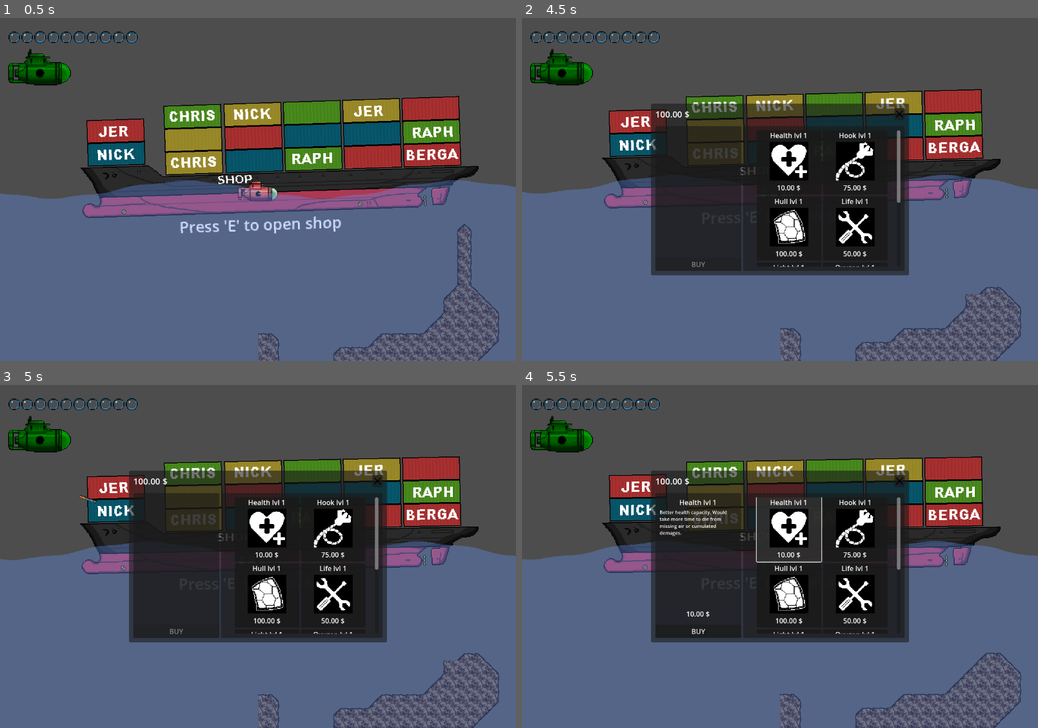
Above: before the commit, frames 1-4 (two rows, left to right).
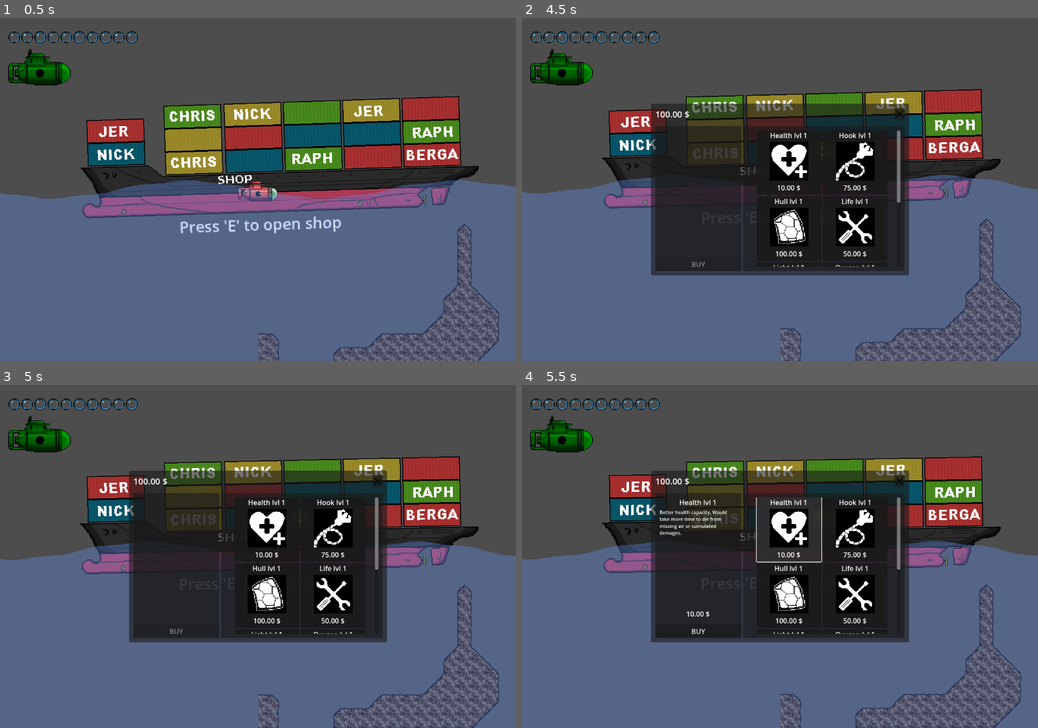
Above: after the commit, the same moments.

Repository: misterbamboo/ld57
Game: Godot game, scene res://MainGame.tscn
Same seed, same stepped clock (60 frames per second), same inputs: the game is played once before the commit and once after it.
Inputs (mouse positions are in pixels of both pictures, inside the frame that each line leads up to):
- Up to frame 1 (0.5 s): no input
- Up to frame 2 (4.5 s): tap E at 0.5, 1.25, 2, 2.75, 2.85, 3.5, 4.25 s; move the mouse to (893, 172) at 0.52 s; hold Right (sub_right) 0.53-1.28 s; click (893, 172) at 0.6 s; move the mouse to (676, 206) at 1.27 s; hold Down (sub_down) 1.28-2.03 s; click (676, 206) at 1.35 s; move the mouse to (831, 114) at 2.02 s; hold Right (sub_right) 2.03-2.78 s; tap R at 2.1 s; click (831, 114) at 2.3 s; move the mouse to (754, 258) at 2.77 s; hold Up (sub_up) 2.78-3.53 s; click (754, 258) at 3.05 s; move the mouse to (934, 240) at 3.52 s; hold Left (sub_left) from 3.53 s (still down); click (934, 240) at 3.6 s; move the mouse to (625, 138) at 4.27 s; click (625, 138) at 4.35 s
- Up to frame 3 (5 s): keep holding Left (sub_left)
- Up to frame 4 (5.5 s): move the mouse to (805, 556) at 5.02 s; release Left (sub_left) at 5.03 s; hold Down (sub_down) from 5.03 s (still down); tap R at 5.1 s; click (805, 556) at 5.3 s

Frame 1 is identical in both runs. In frame 2, 0.4% of the frame differs, in the area x 86-93%, y 58-81%; in frame 3, 0.4%; in frame 4, 0.5%, in the area x 85-93%, y 58-84%.

Commit message:
feat: add hook

Diff:
--- /dev/null
+++ b/src/godotproject/Submarine/grapple.gd
@@ -0,0 +1,111 @@
+class_name Grapple extends Node2D
+
+#@export var grapple_sound: Node # Assuming you have a GrappleSound node in Godot
+@export var shoot_max_distance = 10.0
+
+@onready var hook: Hook = $GrappleHook
+@onready var grappling_rope: GrapplingRope = $GrappleRope
+
+var pull_speed = 5.0
+var is_pulling = false
+var object_to_pull = null
+
+var grapple_point = Vector2.ZERO
+var grappling_distance = Vector2.ZERO
+
+func _ready():
+	reset_grappling_requirement()
+
+func _process(delta):
+	handle_grapple()
+
+func handle_grapple():
+	if is_clicking() and not is_pulling:
+		set_grappling_requirement()
+		start_hooking()
+	elif release_click():
+		is_pulling = true
+		await get_tree().create_timer(1.0).timeout
+		if is_pulling:
+			reset_grappling_requirement()
+
+	if is_pulling:
+		move_toward_submarine()
+
+		if have_reach_submarine():
+			reset_grappling_requirement()
+
+	move_hook_tip_of_rope()
+
+func is_clicking():
+	return Input.is_action_just_pressed("fire_hook") and Game.instance.state == Game.instance.GameState.IN_ACTION
+
+func release_click():
+	return Input.is_action_just_released("fire_hook") and Game.instance.state != Game.instance.GameState.GAME_OVER
+
+func pull_target():
+	is_pulling = true
+
+func get_grappling_distance():
+	return grappling_distance
+
+func get_grapple_point():
+	return grapple_point
+
+func get_fire_point():
+	return global_position
+
+func start_hooking():
+	grappling_rope.enable()
+	hook.set_target(grapple_point)
+	hook.active(true)
+	#grapple_sound.play_random_sound()
+
+func move_hook_tip_of_rope():
+	if hook.is_active():
+		hook.global_position = grappling_rope.get_last_position()
+
+func move_toward_submarine():
+	grapple_point = grapple_point.lerp(global_position, get_process_delta_time() * pull_speed)
+
+	if object_to_pull != null:
+		object_to_pull.global_position = grapple_point
+
+func reset_grappling_requirement():
+	is_pulling = false
+	grappling_rope.disable()
+	hook.active(false)
+
+	object_to_pull = null
+	grapple_point = Vector2.ZERO
+	grappling_distance = Vector2.ZERO
+
+func have_reach_submarine():
+	var hook_pos = hook.global_position
+	var distance_remaining = global_position.distance_to(hook_pos)
+
+	return distance_remaining < 0.5 or (object_to_pull != null and object_to_pull.is_consume())
+
+func set_grappling_requirement():
+	var click_pos = get_viewport().get_camera_2d().get_global_mouse_position()
+	var direction_vector = (click_pos - global_position).normalized()
+
+	# Debug visualization in Godot
+	# DrawLine3D equivalent might be needed for visualization
+
+	# Godot raycasting
+	var space_state = get_world_2d().direct_space_state
+	var query = PhysicsRayQueryParameters2D.create(global_position, global_position + direction_vector * shoot_max_distance)
+	query.collision_mask = 0b00000000_00000000_00000000_00000100 # Layer 4 (Resource layer)
+
+	var result = space_state.intersect_ray(query)
+
+	if result and result.collider.has_method("is_consume") and not result.collider.is_consume():
+		object_to_pull = result.collider
+		grapple_point = result.position
+	else:
+		var new_pos = global_position + (direction_vector * shoot_max_distance)
+		grapple_point = new_pos
+
+	grappling_distance = global_position - grapple_point
+	grappling_rope.enable()
--- /dev/null
+++ b/src/godotproject/Submarine/grappling_rope.gd
@@ -0,0 +1,174 @@
+class_name GrapplingRope extends Node2D
+
+@export var precision = 40
+@export var straighten_line_speed = 50.0
+@export var rope_animation_curve: Curve
+@export var start_wave_size = 2
+@export var rope_progression_curve: Curve
+@export_range(1, 50) var rope_progression_speed = 1
+@export var start_straightening_progress = 0.3  # Start straightening when 30% extended
+
+@onready var line: Line2D = $Line2D
+@onready var grapple: Grapple = get_parent() as Grapple
+
+var wave_size = 0
+var move_time = 0.0
+var is_grappling = true
+var straight_line = true
+var initialized = false
+var debug_mode = false  # Set to false to disable debug prints
+
+var default_animation_curve: Curve
+var default_progression_curve: Curve
+
+func _ready():
+	line.width = 2.0
+	line.default_color = Color(1, 1, 1)
+
+	line.visible = false
+	visible = false
+
+	if rope_animation_curve == null:
+		default_animation_curve = Curve.new()
+		default_animation_curve.add_point(Vector2(0, 0))
+		default_animation_curve.add_point(Vector2(0.5, 1))
+		default_animation_curve.add_point(Vector2(1, 0))
+		rope_animation_curve = default_animation_curve
+
+	initialized = true
+
+func _process(delta):
+	if visible and initialized:
+		move_time += delta
+		draw_rope()
+
+func enable():
+	if initialized:
+		initialize_rope()
+		visible = true
+	else:
+		call_deferred("enable")
+
+func disable():
+	visible = false
+	is_grappling = false
+	line.visible = false
+
+func initialize_rope():
+	move_time = 0.0
+
+	line.clear_points()
+	for i in range(precision):
+		line.add_point(Vector2.ZERO)
+
+	wave_size = start_wave_size
+	straight_line = false
+
+	line_points_to_fire_point()
+
+	line.visible = true
+	is_grappling = true
+
+	if debug_mode:
+		print("Rope initialized with wave_size: ", wave_size)
+
+func get_last_position():
+	if line.get_point_count() > 0:
+		var line_pos = line.get_point_position(line.get_point_count() - 1)
+		return line.global_position + line_pos
+
+	return Vector2.ZERO
+
+func draw_rope():
+	if !straight_line:
+		var last_point = line.get_point_position(precision - 1)
+		var target_point = grapple.get_grapple_point() - global_position
+
+		var distance = last_point.distance_to(target_point)
+		if debug_mode:
+			print("Distance to target: ", distance)
+
+		# Get current extension progress
+		var extension_progress = get_extension_progress()
+
+		# Start reducing wave size once we've reached a certain extension progress
+		if extension_progress > start_straightening_progress:
+			var reduction_factor = (extension_progress - start_straightening_progress) / (1.0 - start_straightening_progress)
+			var decrease_amount = get_process_delta_time() * straighten_line_speed * reduction_factor
+			wave_size = max(0, wave_size - decrease_amount)
+
+			if debug_mode and Engine.get_frames_drawn() % 30 == 0:
+				print("Extension progress: ", extension_progress, ", Reducing wave by: ", decrease_amount)
+
+		if distance < 1.0:
+			if debug_mode:
+				print("SWITCHING TO STRAIGHT LINE MODE")
+			straight_line = true
+
+		draw_rope_waves()
+	else:
+		if !is_grappling:
+			is_grappling = true
+
+		if wave_size > 0:
+			var decrease_amount = get_process_delta_time() * straighten_line_speed
+			wave_size -= decrease_amount
+
+			if debug_mode and Engine.get_frames_drawn() % 30 == 0:
+				print("Wave size: ", wave_size, " Decrease amount: ", decrease_amount)
+
+			if wave_size < 0.1:
+				wave_size = 0
+
+			draw_rope_waves()
+		else:
+			wave_size = 0
+
+			if debug_mode:
+				print("Drawing straight rope")
+
+			line.clear_points()
+			line.add_point(grapple.get_fire_point() - global_position)
+			line.add_point(grapple.get_grapple_point() - global_position)
+
+# Calculate how far along the rope has extended (0 to 1)
+func get_extension_progress() -> float:
+	# Use progression_value from draw_rope_waves
+	var progress = min(move_time * rope_progression_speed, 1.0)
+	if rope_progression_curve:
+		progress = rope_progression_curve.sample(progress)
+	return progress
+
+func line_points_to_fire_point():
+	var fire_point_local = grapple.get_fire_point() - global_position
+	for i in range(precision):
+		line.set_point_position(i, fire_point_local)
+
+func draw_rope_waves():
+	for i in range(precision):
+		var delta = float(i) / (float(precision) - 1.0)
+
+		var perpendicular = Vector2(-grapple.get_grappling_distance().y, grapple.get_grappling_distance().x).normalized()
+
+		var animation_value = delta
+		if rope_animation_curve:
+			animation_value = rope_animation_curve.sample(delta)
+
+		var progression_value = min(move_time * rope_progression_speed, 1.0)
+		if rope_progression_curve:
+			progression_value = rope_progression_curve.sample(progression_value)
+
+		var offset = perpendicular * animation_value * wave_size
+
+		var fire_point_local = grapple.get_fire_point() - global_position
+		var grapple_point_local = grapple.get_grapple_point() - global_position
+
+		var target_position = fire_point_local.lerp(grapple_point_local, delta) + offset
+		var current_position = fire_point_local.lerp(target_position, progression_value)
+
+		line.set_point_position(i, current_position)
+
+func draw_rope_no_waves():
+	line.clear_points()
+	line.add_point(grapple.get_fire_point() - global_position)
+	line.add_point(grapple.get_grapple_point() - global_position)
--- /dev/null
+++ b/src/godotproject/Submarine/hook.gd
@@ -0,0 +1,26 @@
+class_name Hook extends Node2D
+
+@onready var sprite: Sprite2D = $Sprite2D  # Reference to the Sprite2D node
+
+var target_pos = Vector3.ZERO
+
+func _physics_process(delta):
+	update_rotation()
+
+func set_target(target: Vector2):
+	self.target_pos = Vector3(target.x, target.y, 0)
+
+func active(value: bool):
+	sprite.visible = value
+
+func is_active() -> bool:
+	return sprite.visible
+
+func update_rotation():
+	if not is_active():
+		return
+
+	var dir = Vector2(target_pos.x, target_pos.y) - global_position
+	if (abs(dir.x) > 0.1 or abs(dir.y) > 0.1):
+		var angle = atan2(dir.y, dir.x)
+		rotation = angle  # Godot uses radians directly for rotation
--- a/src/godotproject/Submarine/submarine.tscn
+++ b/src/godotproject/Submarine/submarine.tscn
@@ -1,14 +1,30 @@
-[gd_scene load_steps=8 format=3 uid="uid://da26qelyupo77"]
+[gd_scene load_steps=15 format=3 uid="uid://da26qelyupo77"]
 
 [ext_resource type="Script" uid="uid://bx0ooudrvtw4x" path="res://Submarine/submarinemovement.gd" id="1_de3bh"]
 [ext_resource type="Texture2D" uid="uid://c3q64n0uvmwjt" path="res://Submarine/Assets/sub.png" id="2_bk2ki"]
-[ext_resource type="Script" path="res://Submarine/submarinesprite.gd" id="3_7kknb"]
+[ext_resource type="Script" uid="uid://b51u4u2hgpigx" path="res://Submarine/submarinesprite.gd" id="3_7kknb"]
 [ext_resource type="Script" uid="uid://5vx4h3byum2p" path="res://Submarine/submarine.gd" id="4_wjrfn"]
 [ext_resource type="Script" uid="uid://lun5pptgqmsx" path="res://Submarine/torpedo_launcher.gd" id="5_bk2ki"]
 [ext_resource type="PackedScene" uid="uid://c64yoqhyqqmb8" path="res://Torpedo/Torpedo.tscn" id="6_7kknb"]
+[ext_resource type="Script" uid="uid://tvvueq5o645q" path="res://Submarine/grapple.gd" id="7_wjrfn"]
+[ext_resource type="Script" uid="uid://7jv4o2westfr" path="res://Submarine/grappling_rope.gd" id="8_rysji"]
+[ext_resource type="Script" uid="uid://yj50l3aymutp" path="res://Submarine/hook.gd" id="9_qemq7"]
+[ext_resource type="Texture2D" uid="uid://cb8d0tystg08m" path="res://Submarine/hook.png" id="10_qemq7"]
 
 [sub_resource type="CircleShape2D" id="CircleShape2D_7kknb"]
 radius = 23.0217
+
+[sub_resource type="Curve" id="Curve_qemq7"]
+_limits = [-0.3, 0.3, 0.0, 1.0]
+_data = [Vector2(0, 0), 0.0, 0.0, 0, 0, Vector2(0.136872, -0.178075), 0.0, 0.0, 0, 0, Vector2(0.324022, 0.0736035), 0.0, 0.0, 0, 0, Vector2(0.52514, -0.066581), 0.0, 0.0, 0, 0, Vector2(0.751397, 0.130271), 0.0, 0.0, 0, 0, Vector2(0.99162, 0), 0.0, 0.0, 0, 0]
+point_count = 6
+
+[sub_resource type="Curve" id="Curve_1gdix"]
+_data = [Vector2(0, 0), 0.0, 3.48034, 0, 0, Vector2(1, 1), -0.0700584, 0.0, 0, 0]
+point_count = 2
+
+[sub_resource type="CircleShape2D" id="CircleShape2D_qemq7"]
+radius = 15.0
 
 [node name="Submarine" type="RigidBody2D"]
 collision_layer = 2
@@ -32,3 +48,28 @@
 position = Vector2(1, 10)
 script = ExtResource("5_bk2ki")
 torpedoTemplace = ExtResource("6_7kknb")
+
+[node name="Grapple" type="Node2D" parent="."]
+position = Vector2(0, 10)
+script = ExtResource("7_wjrfn")
+shoot_max_distance = 100.0
+
+[node name="GrappleRope" type="Node2D" parent="Grapple"]
+script = ExtResource("8_rysji")
+straighten_line_speed = 250.0
+rope_animation_curve = SubResource("Curve_qemq7")
+start_wave_size = 50
+rope_progression_curve = SubResource("Curve_1gdix")
+
+[node name="Line2D" type="Line2D" parent="Grapple/GrappleRope"]
+
+[node name="GrappleHook" type="Node2D" parent="Grapple"]
+script = ExtResource("9_qemq7")
+
+[node name="Sprite2D" type="Sprite2D" parent="Grapple/GrappleHook"]
+texture = ExtResource("10_qemq7")
+
+[node name="Area2D" type="Area2D" parent="Grapple/GrappleHook"]
+
+[node name="CollisionShape2D" type="CollisionShape2D" parent="Grapple/GrappleHook/Area2D"]
+shape = SubResource("CircleShape2D_qemq7")
--- a/src/godotproject/Submarine/torpedo_launcher.gd
+++ b/src/godotproject/Submarine/torpedo_launcher.gd
@@ -25,7 +25,7 @@
 		currentTorpedo.look_at(mouse_pos)
 
 	# launch torpedo on left click
-	if event is InputEventMouseButton and event.is_pressed():
+	if event is InputEventMouseButton and event.is_pressed() and event.button_index == MOUSE_BUTTON_RIGHT:
 		currentTorpedo.reparent(get_tree().root)
 		currentTorpedo.launch()
 		currentTorpedo = null
--- a/src/godotproject/project.godot
+++ b/src/godotproject/project.godot
@@ -59,6 +59,16 @@
 , Object(InputEventKey,"resource_local_to_scene":false,"resource_name":"","device":0,"window_id":0,"alt_pressed":false,"shift_pressed":false,"ctrl_pressed":false,"meta_pressed":false,"pressed":false,"keycode":0,"physical_keycode":65,"key_label":0,"unicode":0,"location":0,"echo":false,"script":null)
 ]
 }
+fire_hook={
+"deadzone": 0.2,
+"events": [Object(InputEventMouseButton,"resource_local_to_scene":false,"resource_name":"","device":-1,"window_id":0,"alt_pressed":false,"shift_pressed":false,"ctrl_pressed":false,"meta_pressed":false,"button_mask":1,"position":Vector2(99, 17),"global_position":Vector2(108, 65),"factor":1.0,"button_index":1,"canceled":false,"pressed":true,"double_click":false,"script":null)
+]
+}
+fire_torpedo={
+"deadzone": 0.2,
+"events": [Object(InputEventMouseButton,"resource_local_to_scene":false,"resource_name":"","device":-1,"window_id":0,"alt_pressed":false,"shift_pressed":false,"ctrl_pressed":false,"meta_pressed":false,"button_mask":2,"position":Vector2(168, 7),"global_position":Vector2(177, 55),"factor":1.0,"button_index":2,"canceled":false,"pressed":true,"double_click":false,"script":null)
+]
+}
 
 [layer_names]
 
Not shown, added: src/godotproject/Submarine/grapple.gd.uid
Not shown, added: src/godotproject/Submarine/grappling_rope.gd.uid
Not shown, added: src/godotproject/Submarine/hook.gd.uid
Binary file added: src/godotproject/Submarine/hook.png
Not shown, added: src/godotproject/Submarine/hook.png.import
